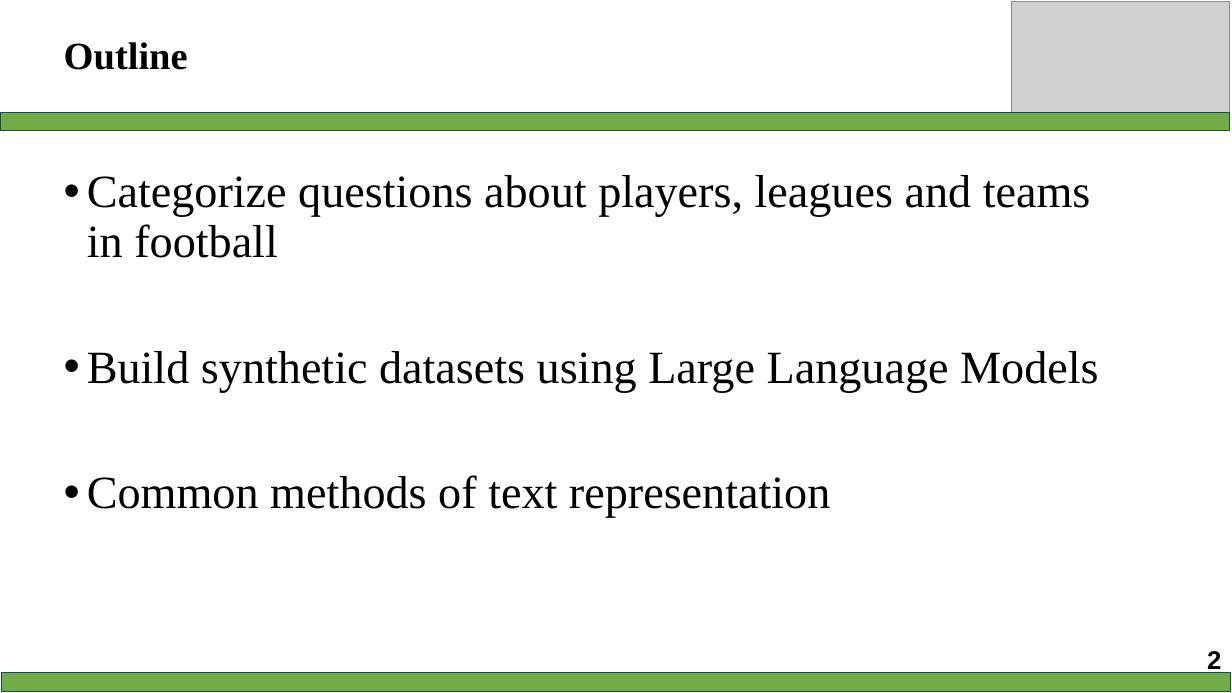
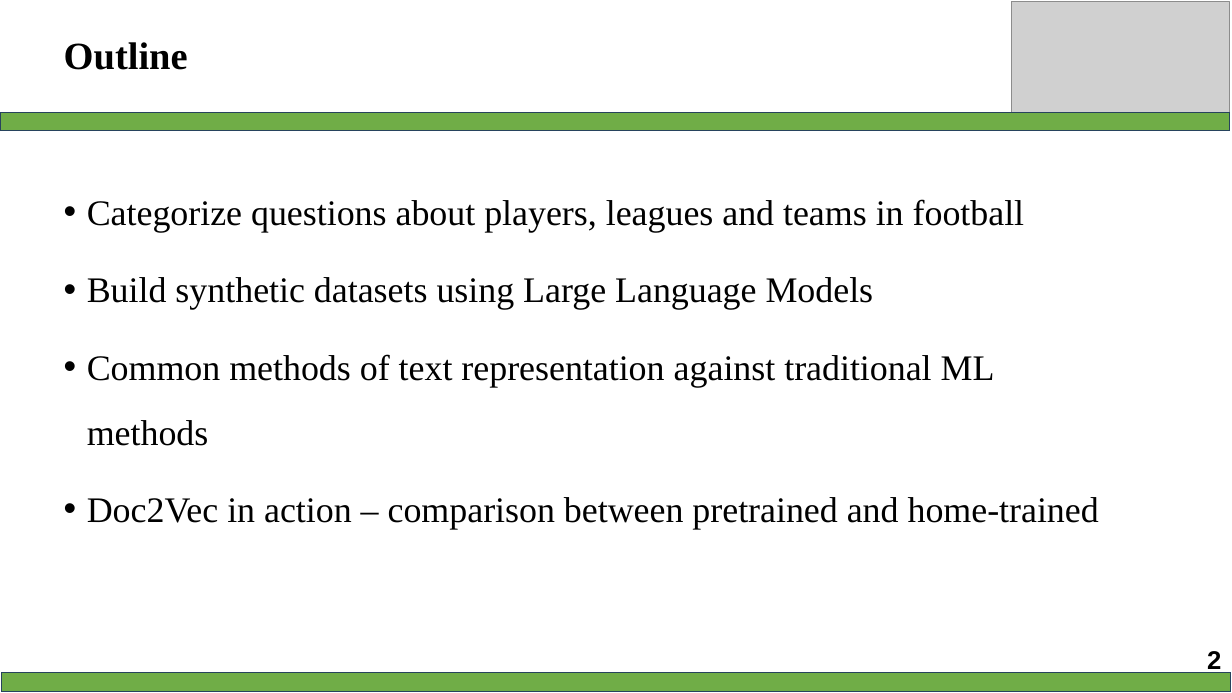
Before and after one commit to AmbiguousTimekeepr/midterm_NLP-with-RAG-, a slide deck: slide 2 of 522H0138_522H0092.pptx. Drawn at 1232x693 pixels with LibreOffice and Linux fonts; fonts in the diff are those of the drawing; grey boxes stand for pictures. Boxes give left, top, right and bottom in pixels: in the first picture for what was removed or moved away, otherwise in the second. Text is boxed around its words. In the diff, an @@ line names an element or a change of style, - is before the commit and + after.

```diff
--- a/522H0138_522H0092.pptx
+++ b/522H0138_522H0092.pptx
@@ text at (87, 199, 1025, 310): size 36 to 28 pt in "Categorize questions about players, leagues and teams ...", "Build synthetic datasets using Large Language Models"; line spacing 0.9 to 1.5 @@
@@ text at (87, 354, 1099, 530): text changed; size 36 to 28 pt @@
-• Common methods of text representation
+• Common methods of text representation against traditional ML methods
+• Doc2Vec in action – comparison between pretrained and home-trained
```
Also in this commit, not shown: 19 other slides changed, 6 slides added, 2 slides removed.
